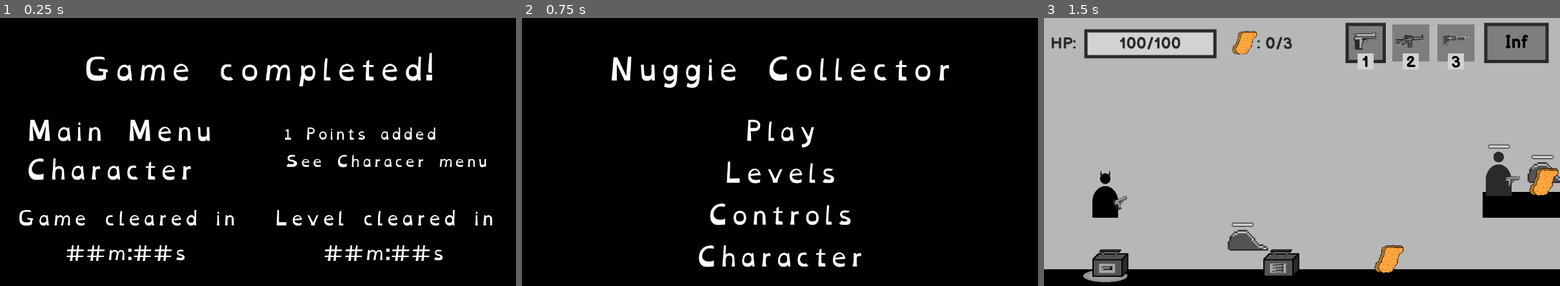
Above: before the commit, frames 1-3 (left to right).
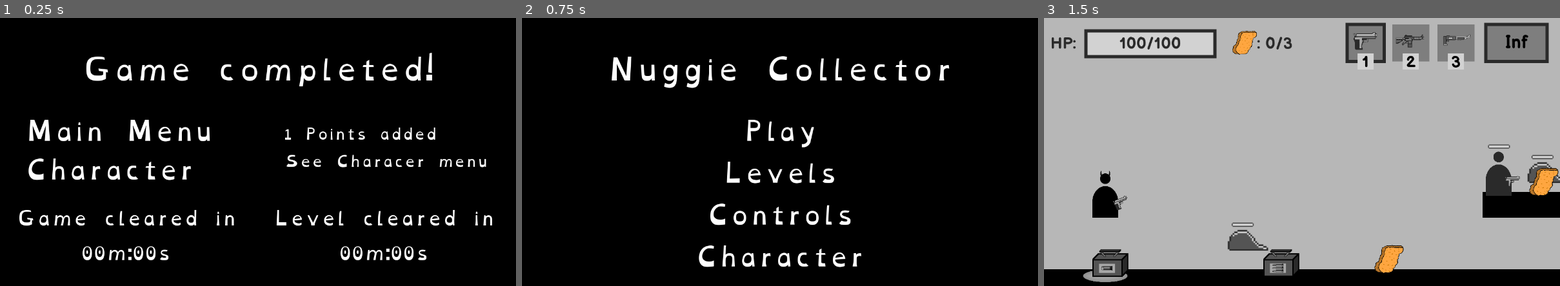
Above: after the commit, the same moments.

Repository: BesterCoder/nuggie-collector
Game: Godot game, scene res://menus/level/GameComplete.tscn
The game is run twice, just before and just after one commit, with the same random seed, the same clock (stepped at 60 frames per second) and the same inputs. This scene is started directly instead of the project's main scene.
Inputs:
- Up to frame 1 (0.25 s): no input
- Up to frame 2 (0.75 s): click "Main Menu" at 0.5 s
- Up to frame 3 (1.5 s): click "Play" at 1.25 s

The runs differ from the first frame. In frame 1, 1.1% of the frame differs, in the area x 12-86%, y 84-91%; in frame 2, nothing differs; in frame 3, nothing differs.

Commit message:
Added the Timer functionality
Now people can have speed run competitions

Diff:
--- /dev/null
+++ b/autoload/GameTimer.gd
@@ -0,0 +1,57 @@
+extends Node
+
+# Keep track of a single level
+var __level_clock: float = 0
+var __level_paused: bool = true
+var __level_times = [0, 0, 0, 0, 0, 0, 0, 0, 0, 0]
+
+func _ready():
+	# Don't ever stop this process
+	pause_mode = Node.PAUSE_MODE_PROCESS
+
+func _physics_process(delta):
+	if not __level_paused:
+		__level_clock += delta
+
+func _format_time(time: float) -> String:
+	var seconds = int(time)
+	var minutes = int(seconds / 60)
+	seconds %= 60
+
+	return "%02dm:%02ds" % [minutes, seconds]
+
+func is_paused() -> bool:
+	return __level_paused
+
+func start_level() -> void:
+	__level_paused = false
+
+func pause_level() -> void:
+	__level_paused = true
+
+func reset_level() -> void:
+	__level_clock = 0
+
+func stop_level() -> void:
+	var level_idx = Level.get_current_level() - 1
+	if __level_times[level_idx] == 0:
+		__level_times[level_idx] = __level_clock
+
+	__level_clock = 0
+	pause_level()
+
+func get_level_time(level: int) -> float:
+	return __level_times[level - 1]
+
+func get_level_time_fmt(level: int) -> String:
+	return _format_time(get_level_time(level))
+
+func get_game_time() -> float:
+	var game_time: float = 0
+	for time in __level_times:
+		game_time += time
+
+	return game_time
+
+func get_game_time_fmt() -> String:
+	return _format_time(get_game_time())
--- a/autoload/SceneLoader.gd
+++ b/autoload/SceneLoader.gd
@@ -16,6 +16,8 @@
 	load_scene(previous_scene_path)
 
 func load_main_menu():
+	GameTimer.pause_level()
+	GameTimer.reset_level()
 	load_scene("res://menus/main/MainMenu.tscn")
 
 func load_character_menu():
--- a/menus/character/DeadPlayer.gd
+++ b/menus/character/DeadPlayer.gd
@@ -1,8 +1,12 @@
 extends Control
 
+func _ready():
+	GameTimer.pause_level()
 
 func _on_reset_pressed():
 	SceneLoader.load_scene(Level.get_current_scene())
+	GameTimer.reset_level()
+	GameTimer.start_level()
 
 func _on_character_pressed():
 	SceneLoader.load_character_menu()
--- a/menus/character/PausePlayer.gd
+++ b/menus/character/PausePlayer.gd
@@ -4,16 +4,25 @@
 	# Don't ever stop this process
 	pause_mode = Node.PAUSE_MODE_PROCESS
 
-func _set_pause():
+func _set_pause(timer: bool = false):
 	$Root.visible = not $Root.visible
 	get_tree().paused = not get_tree().paused
 
+	if timer:
+		if GameTimer.is_paused():
+			GameTimer.start_level()
+		else:
+			GameTimer.pause_level()
+
 func _physics_process(_delta):
 	if Input.is_action_just_pressed("pause"):
-		_set_pause()
+		_set_pause(true)
+
 
 func _on_continue_pressed():
-	_set_pause()
+	_set_pause(true)
+	GameTimer.start_level()
+
 
 func _on_menu_pressed():
 	_set_pause()
--- a/menus/level/GameComplete.gd
+++ b/menus/level/GameComplete.gd
@@ -8,11 +8,21 @@
 	var level: int = Level.get_current_level()
 
 	var new_points = ""
+	var game_complete = ""
+	var level_complete = ""
 	if not Level.is_comleted(level):
 		new_points = "%d Points added\nSee Characer menu" % level
+		var game_time = GameTimer.get_game_time_fmt()
+		game_complete = "Game cleared in\n%s" % game_time
+		var level_time = GameTimer.get_level_time_fmt(level)
+		level_complete = "Level cleared in\n%s" % level_time
+
+	$GameTime.text = game_complete
+	$LevelTime.text = level_complete
 	$NewPoints.text = new_points
 
 func _ready():
+	GameTimer.stop_level()
 	_set_texts()
 
 
--- a/menus/level/LevelComplete.gd
+++ b/menus/level/LevelComplete.gd
@@ -10,11 +10,17 @@
 	$Title.text = title
 
 	var new_points = ""
+	var comlete_time = ""
 	if not Level.is_comleted(level):
 		new_points = "%d Points added\nSee Characer menu" % level
+		var level_time = GameTimer.get_level_time_fmt(level)
+		comlete_time = "Level cleared in\n%s" % level_time
+
+	$Time.text = comlete_time
 	$NewPoints.text = new_points
 
 func _ready():
+	GameTimer.stop_level()
 	_set_texts()
 
 func _on_character_pressed():
@@ -27,5 +33,6 @@
 
 
 func _on_next_pressed():
+	_complete_level()
 	SceneLoader.load_scene(Level.next_scene())
-	_complete_level()
+	GameTimer.start_level()
--- a/menus/level/LevelList.gd
+++ b/menus/level/LevelList.gd
@@ -8,6 +8,7 @@
 func _load_level(level: int):
 	Level.set_level(level)
 	SceneLoader.load_scene(Level.get_current_scene())
+	GameTimer.start_level()
 
 
 func _on_return_pressed():
--- a/menus/main/MainMenu.gd
+++ b/menus/main/MainMenu.gd
@@ -3,6 +3,7 @@
 
 func _on_play_pressed():
 	SceneLoader.load_scene(Level.get_current_scene())
+	GameTimer.start_level()
 
 
 func _on_character_pressed():
--- a/project.godot
+++ b/project.godot
@@ -41,6 +41,7 @@
 Character="*res://autoload/Character.gd"
 SceneLoader="*res://autoload/SceneLoader.gd"
 Level="*res://autoload/Level.gd"
+GameTimer="*res://autoload/GameTimer.gd"
 
 [display]
 
